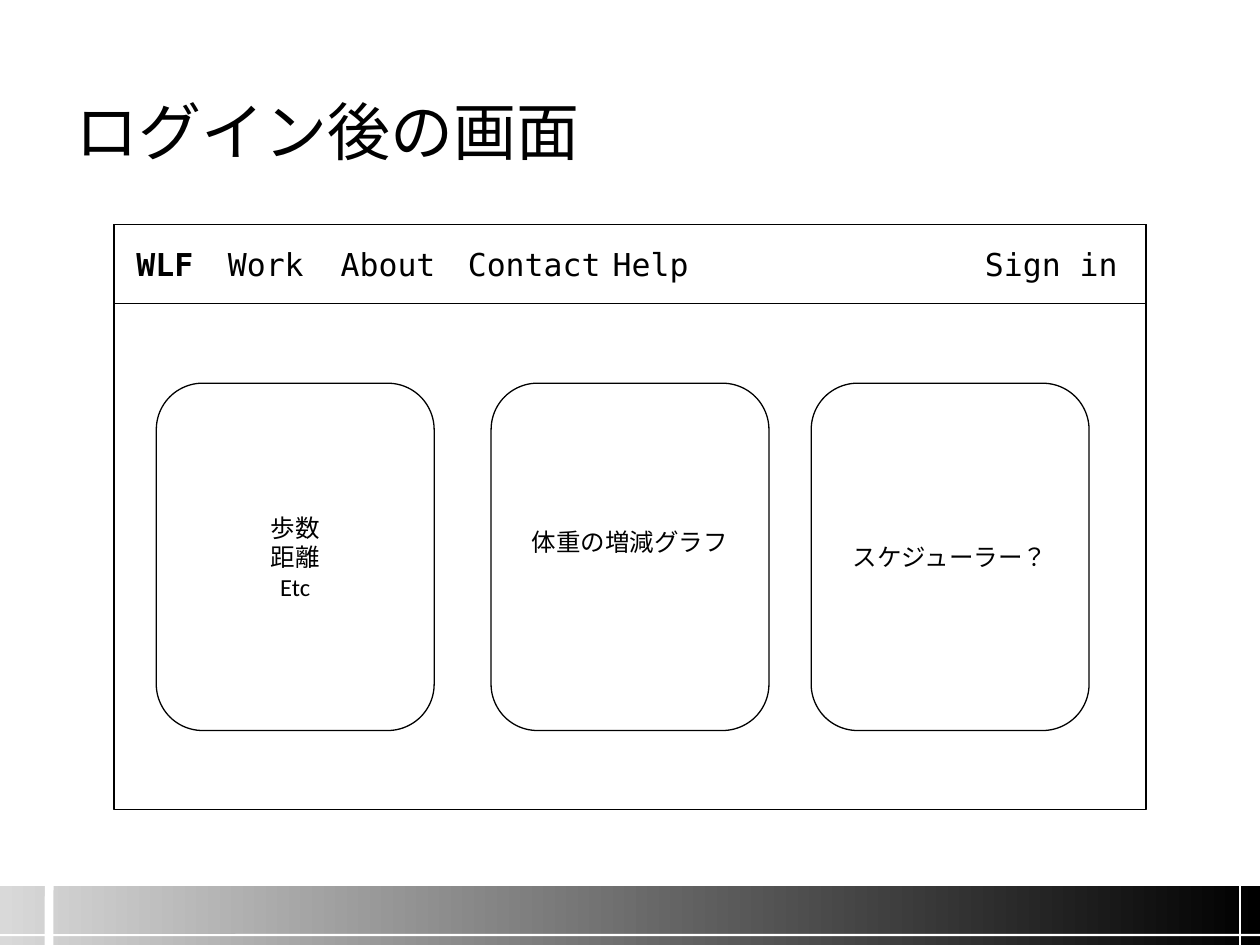
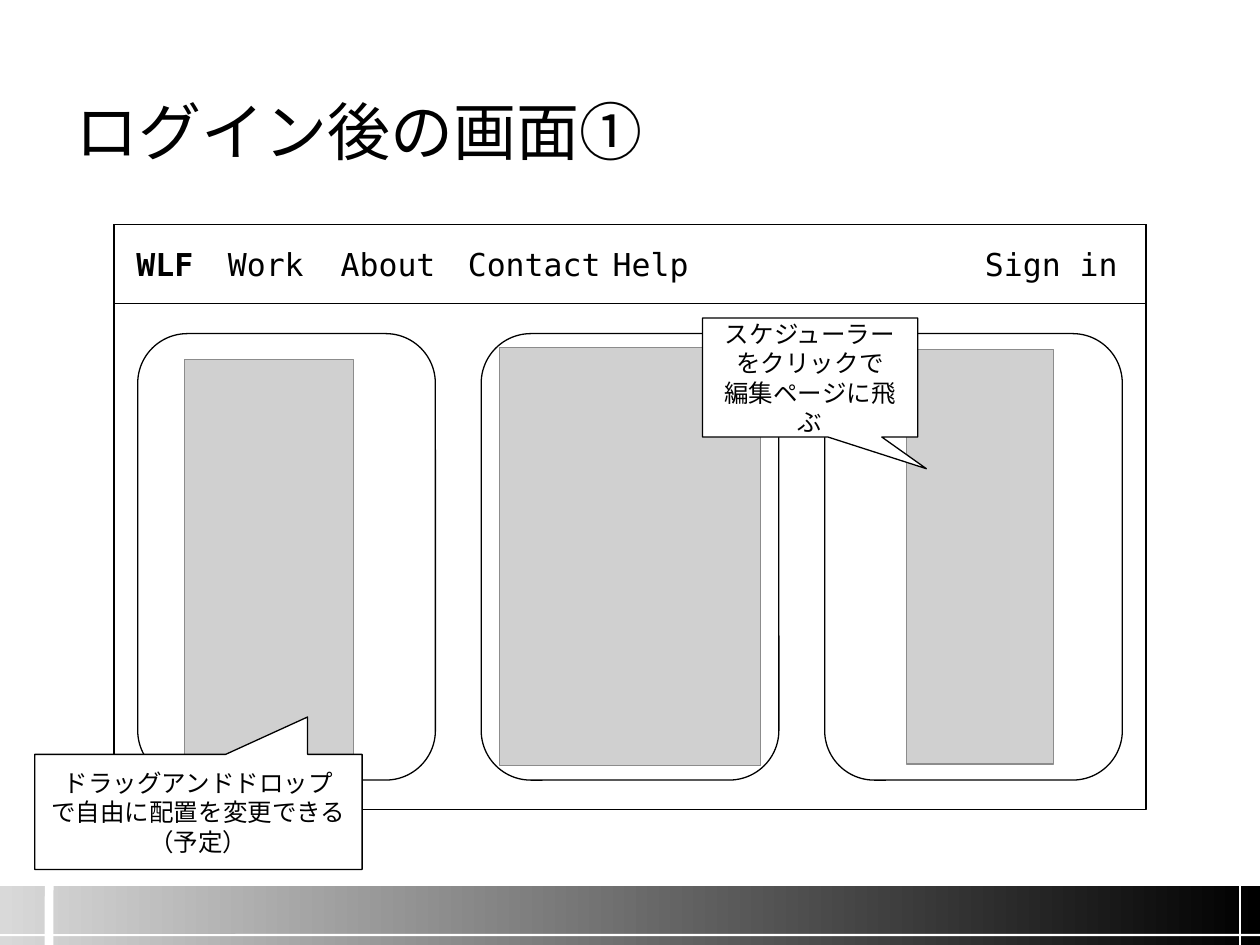
Before and after one commit to namazu510/team-a, a slide deck: slide 8 of screen_image/04.画面設計.pptx (slide 3 before the commit). Drawn at 1260x945 pixels with LibreOffice and Linux fonts; fonts in the diff are those of the drawing; grey boxes stand for pictures; background and template pictures are left out. Boxes give left, top, right and bottom in pixels: in the first picture for what was removed or moved away, otherwise in the second. Text is boxed around its words. In the diff, an @@ line names an element or a change of style, - is before the commit and + after.

Commit message:
画面設計パワポの変更

```diff
--- a/screen_image/04.画面設計.pptx
+++ b/screen_image/04.画面設計.pptx
@@ title at [76, 101, 643, 161]: text changed @@
-ログイン後の画面
+ログイン後の画面①
@@ speech box added at [703, 318, 919, 436], fill #FFFFFF, outline #000000 0.75 pt, 14 pt, text #000000 @@
+スケジューラーをクリックで
+編集ページに飛ぶ
@@ rounded rectangle added at [137, 334, 435, 780], fill #FFFFFF, outline #000000 0.75 pt @@
@@ picture added at [185, 359, 354, 755] @@
@@ rounded rectangle added at [481, 334, 779, 780], fill #FFFFFF, outline #000000 0.75 pt @@
@@ picture added at [499, 348, 760, 766] @@
@@ rounded rectangle added at [824, 334, 1121, 780], fill #FFFFFF, outline #000000 0.75 pt @@
@@ picture added at [907, 349, 1055, 764] @@
@@ rounded rectangle removed at [156, 383, 433, 731] @@
-歩数
-距離
-Etc
@@ rounded rectangle removed at [491, 383, 769, 731] @@
-体重の増減グラフ
@@ rounded rectangle removed at [811, 383, 1089, 731] @@
-スケジューラー？
@@ speech box added at [35, 755, 363, 869], fill #FFFFFF, outline #000000 0.75 pt, 14 pt, text #000000 @@
+ドラッグアンドドロップ
+で自由に配置を変更できる（予定）
```
Also in this commit, not shown: 4 other slides changed, 2 slides added, 7 other files.
